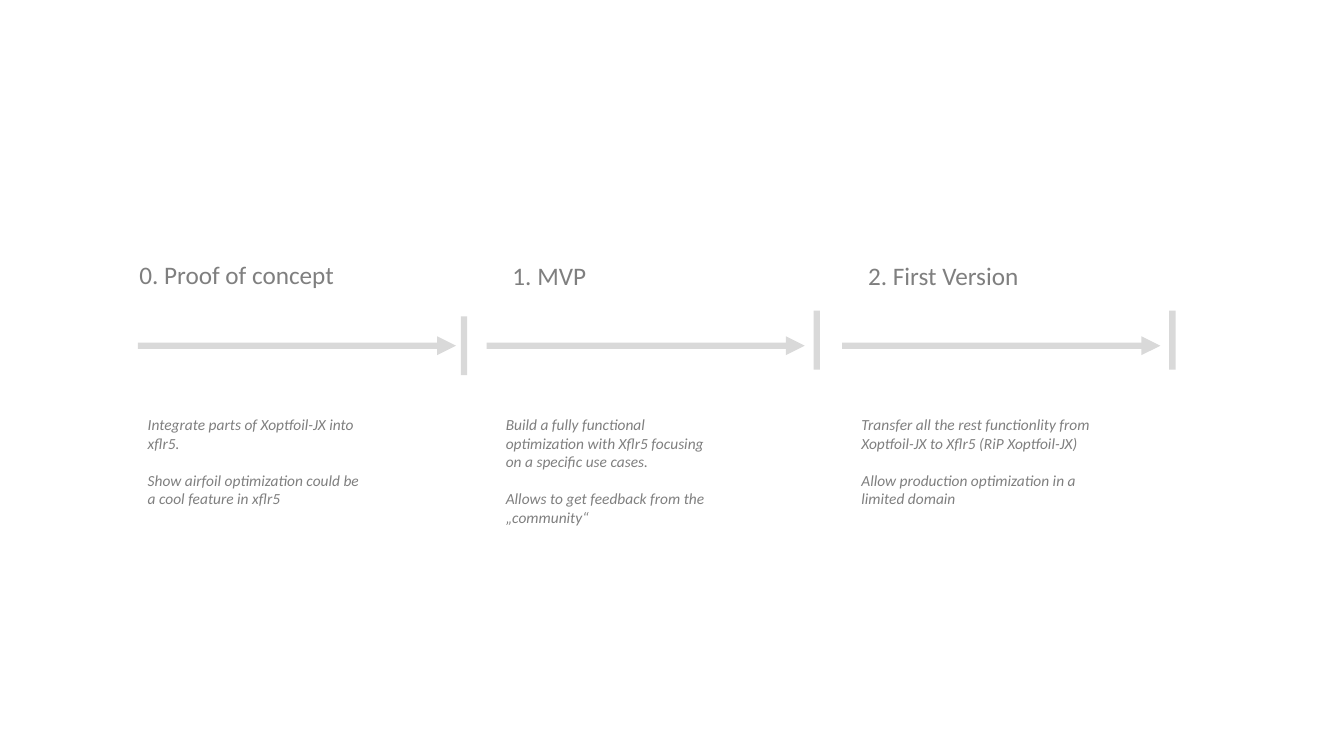
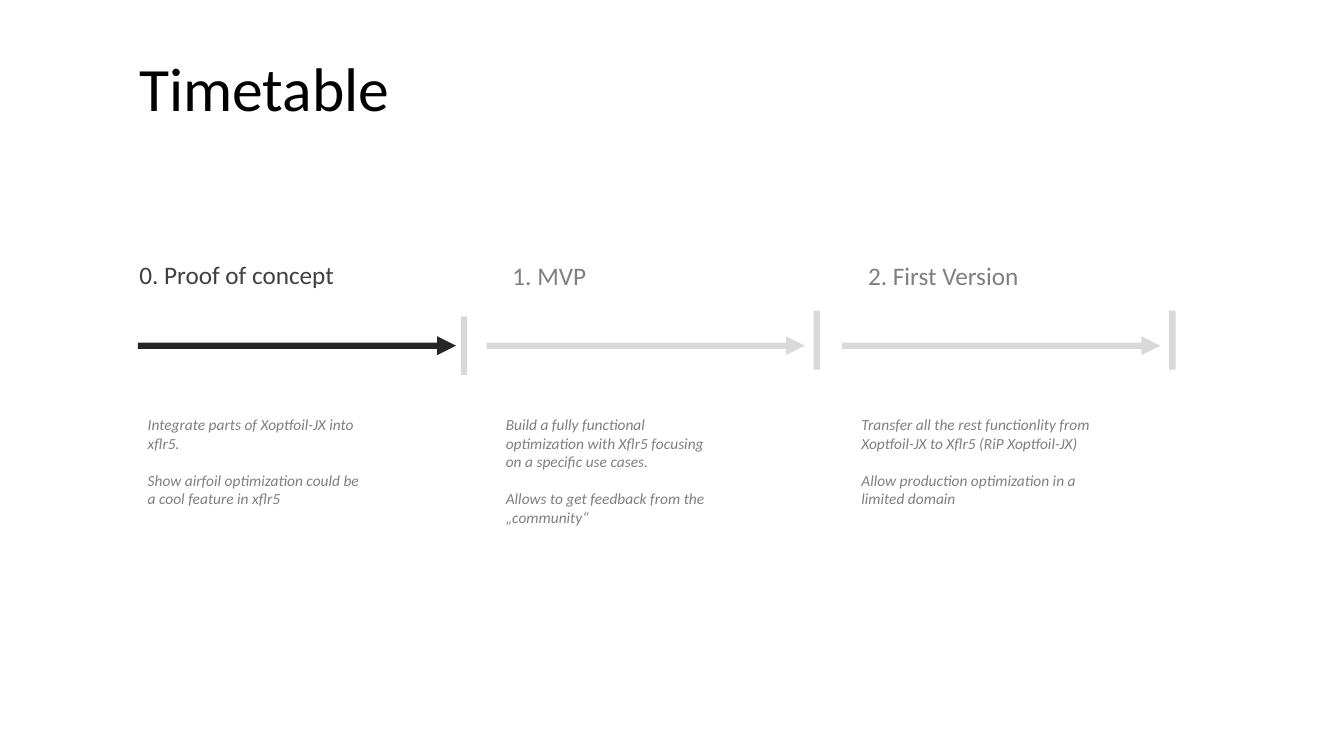
Before and after one commit to jxjo/Xoptfoil-JX, a slide deck: slide 2 of doc/Architecture/Xflr5_meets_Xoptfoil-JX.odp (slide 3 before the commit). Drawn at 1344x756 pixels with LibreOffice and Linux fonts; fonts in the diff are those of the drawing. Boxes give left, top, right and bottom in pixels: in the first picture for what was removed or moved away, otherwise in the second. Text is boxed around its words. In the diff, an @@ line names an element or a change of style, - is before the commit and + after.

```diff
--- a/doc/Architecture/Xflr5_meets_Xoptfoil-JX.odp
+++ b/doc/Architecture/Xflr5_meets_Xoptfoil-JX.odp
@@ text added at (139,68,389,112), 44 pt, text #000000 @@
+Timetable
@@ text "0. Proof of concept" at (139,266,334,288): text colour #7F7F7F to #404040 @@
@@ arrow (138, 346) - (456, 346): stroke #D9D9D9 4.51 pt to #262626 4.51 pt @@
```
Also in this commit, not shown: 3 other slides changed, 2 slides added, 2 slides removed.
